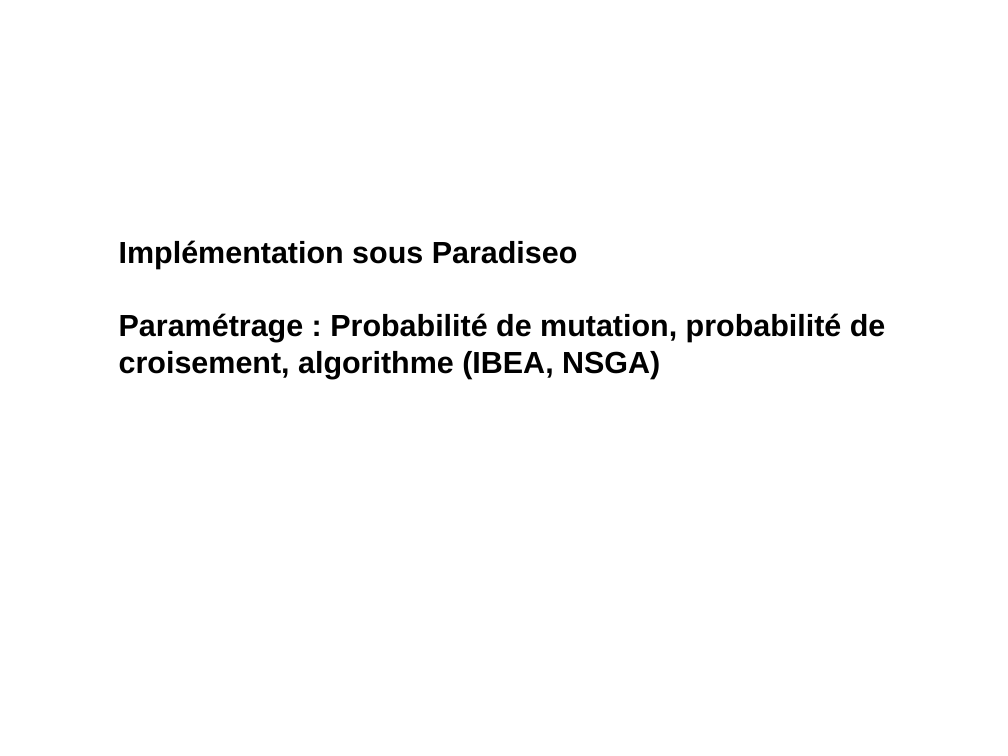
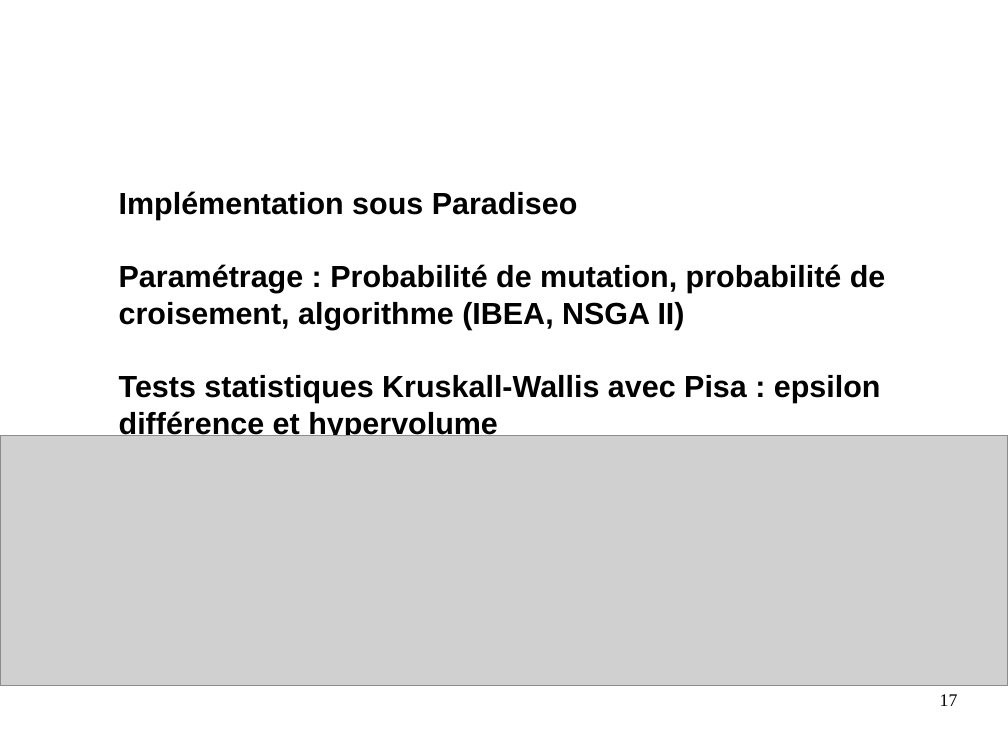
Before and after one commit to Tyboon/PFE, a slide deck: slide 17 of Presentation.odp. Drawn at 1008x756 pixels with LibreOffice and Linux fonts; fonts in the diff are those of the drawing; grey boxes stand for pictures; background and template pictures are left out. Boxes give left, top, right and bottom in pixels: in the first picture for what was removed or moved away, otherwise in the second. Text is boxed around its words. In the diff, an @@ line names an element or a change of style, - is before the commit and + after.

Commit message:
présentation

```diff
--- a/Presentation.odp
+++ b/Presentation.odp
@@ text "Implémentation sous Paradiseo": place and size @@
-text "Implémentation sous Paradiseo" at <box>119,240,886,379</box>
+text "Implémentation sous Paradiseo" at <box>119,191,886,436</box>
@@ text at <box>119,264,886,436</box>: text changed @@
-Paramétrage : Probabilité de mutation, probabilité de croisement, algorithme (IBEA, NSGA)
+Paramétrage : Probabilité de mutation, probabilité de croisement, algorithme (IBEA, NSGA II)
+Tests statistiques Kruskall-Wallis avec Pisa : epsilon différence et hypervolume
@@ picture added at <box>0,435,1008,686</box> @@
@@ page number added at <box>940,694,958,706</box>, 14 pt, text #000000 @@
+17
```
Also in this commit, not shown: 15 other slides changed, 4 slides added, 3 slides removed, 1 other file.
